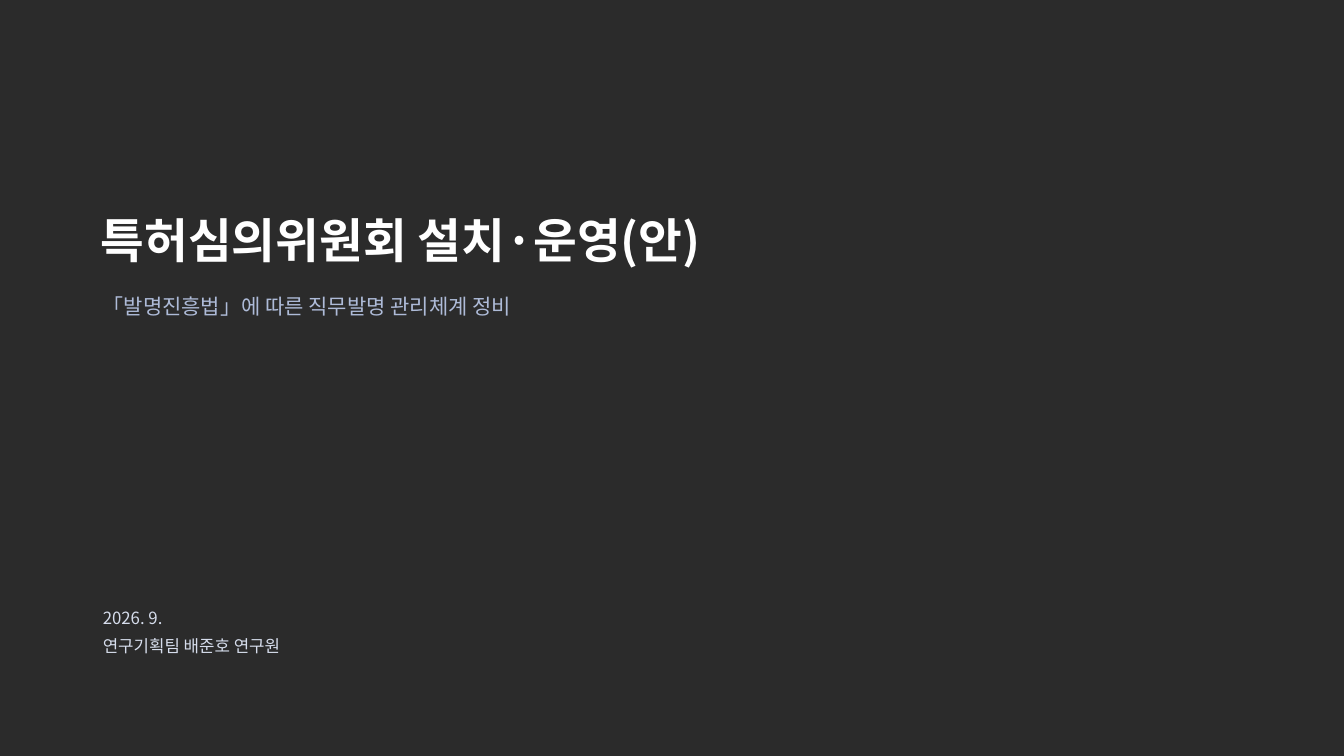
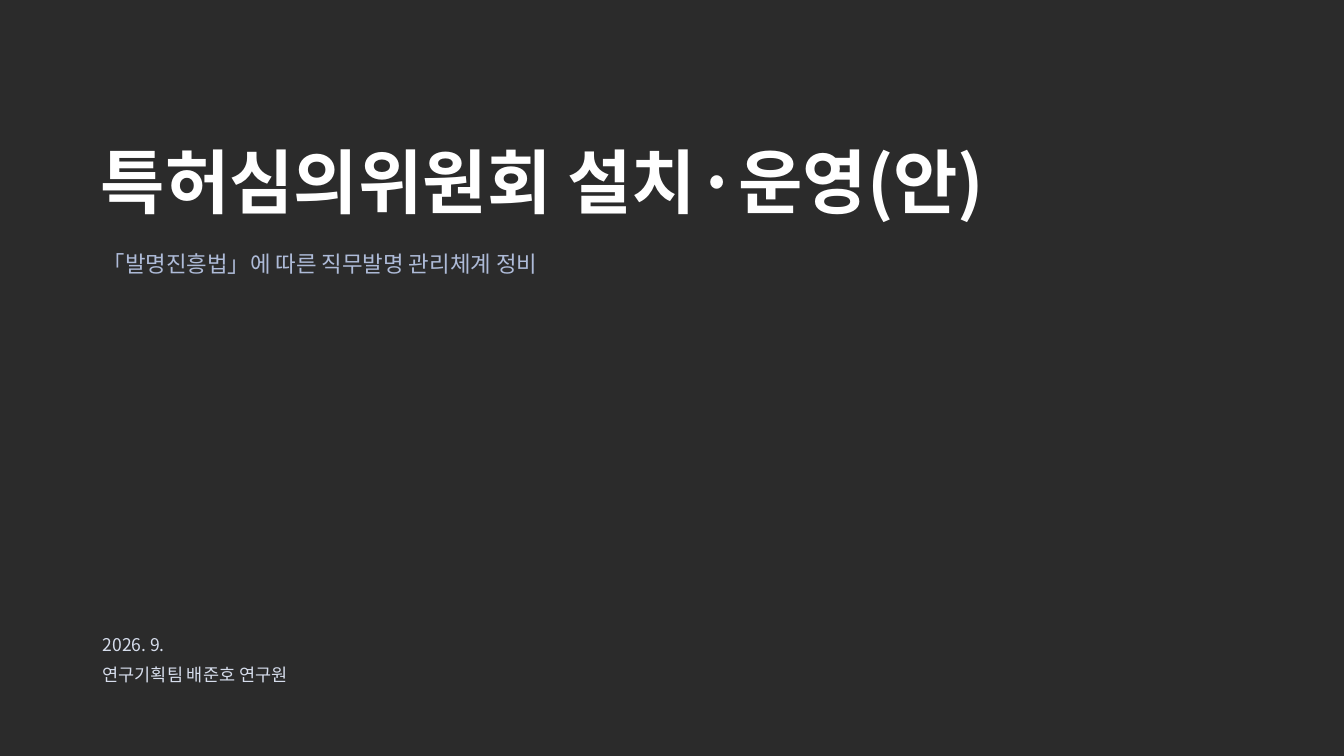
Before and after one commit to yellowCornSalad/chamyeoyul, a slide deck: slide 1 of docs/patent-committee/특허심의위원회_설치운영안_보고.pptx. Drawn at 1344x756 pixels with LibreOffice and Linux fonts; fonts in the diff are those of the drawing; background and template pictures are left out; a plain dark background stands for a picture behind light text. Boxes give left, top, right and bottom in pixels: in the first picture for what was removed or moved away, otherwise in the second. Text is boxed around its words. In the diff, an @@ line names an element or a change of style, - is before the commit and + after.

```diff
--- a/docs/patent-committee/특허심의위원회_설치운영안_보고.pptx
+++ b/docs/patent-committee/특허심의위원회_설치운영안_보고.pptx
@@ text "특허심의위원회 설치·운영(안)": place and size @@
-text "특허심의위원회 설치·운영(안)" at [101,218,701,268]
+text "특허심의위원회 설치·운영(안)" at [101,149,984,222]
@@ text "특허심의위원회 설치·운영(안)" at [101,149,984,222]: size 34 to 50 pt @@
@@ text "「발명진흥법」에 따른 직무발명 관리체계 정비": place and size @@
-text "「발명진흥법」에 따른 직무발명 관리체계 정비" at [103,296,511,316]
+text "「발명진흥법」에 따른 직무발명 관리체계 정비" at [103,253,537,274]
@@ text "「발명진흥법」에 따른 직무발명 관리체계 정비" at [103,253,537,274]: size 15 to 16 pt @@
@@ text "2026. 9.": place and size @@
-text "2026. 9." at [103,611,280,654]
+text "2026. 9." at [103,638,287,683]
@@ text "2026. 9." at [103,638,287,683]: size 12 to 12.5 pt; line spacing 20pt to 21pt @@
```
Also in this commit, not shown: 1 other file.
